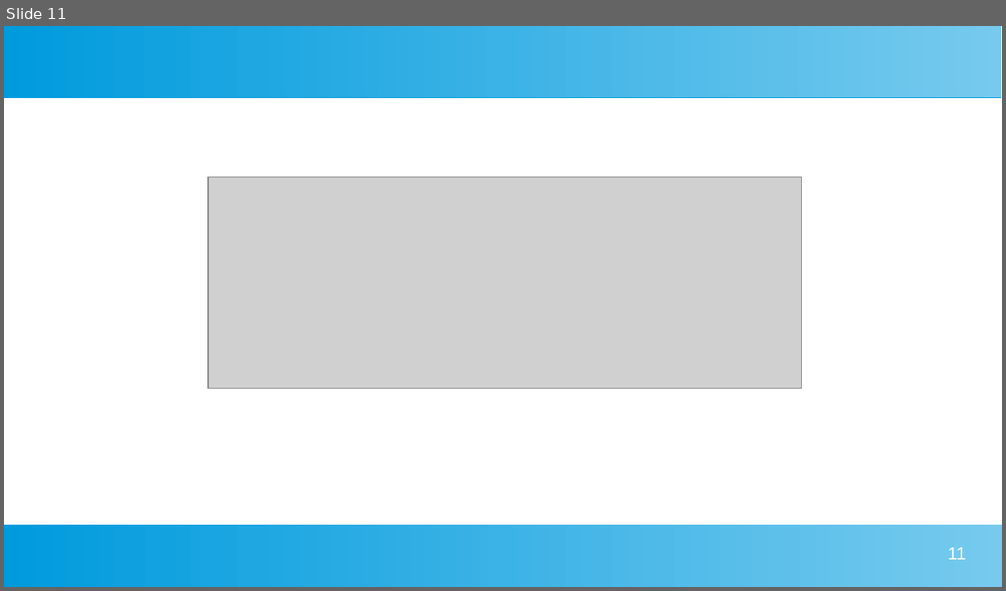
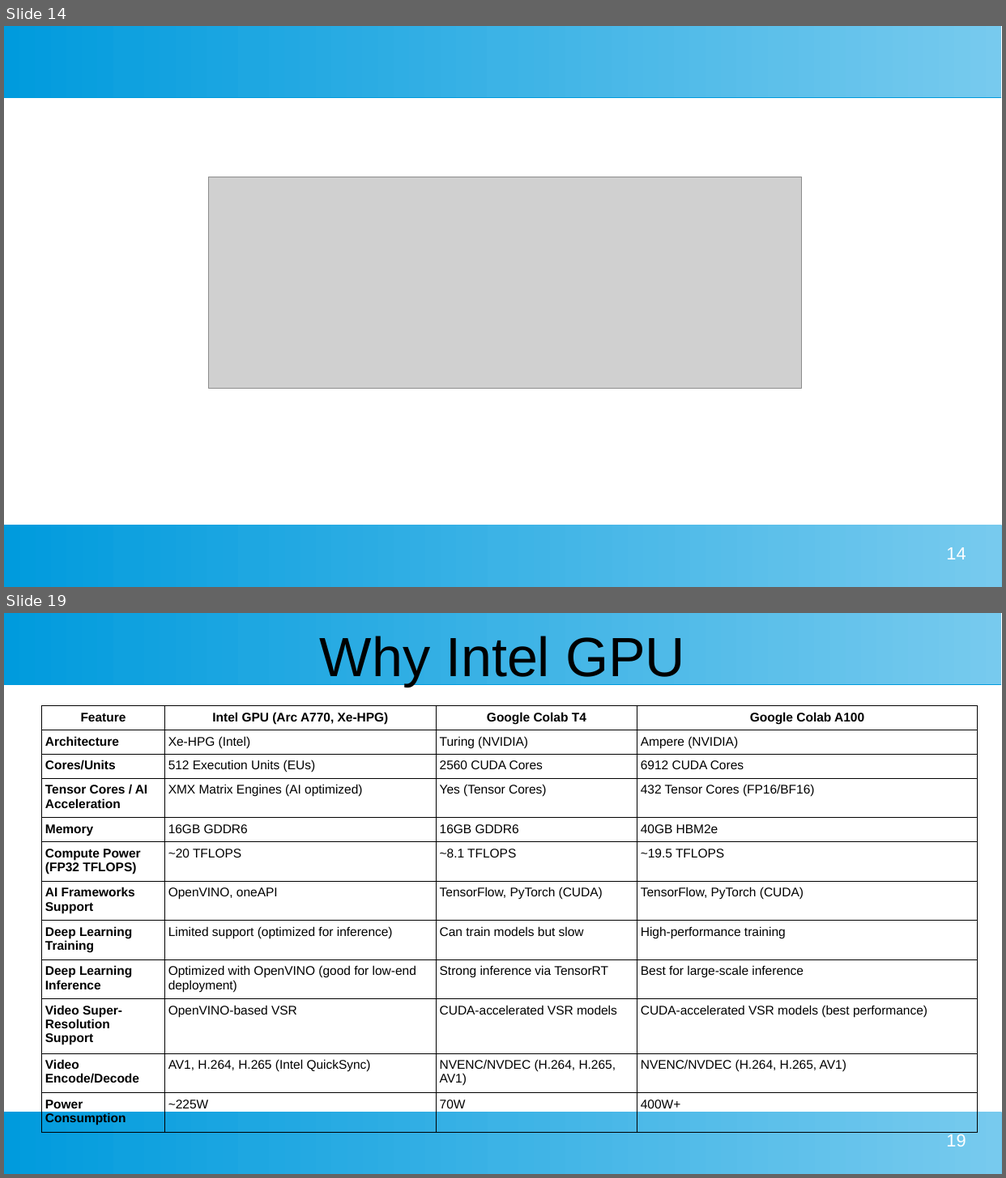
Before and after one commit to pradeepkdlkrni/sem4_project_submissions, a slide deck: submission/phase1/powerPoint/vsr.ppsx. Shown one above the other, each under a label of ours: slide 11 before the commit, slides 14 and 19 after it; the slides between them are not shown. The pictures are 1006x591 and 1006x1178 pixels, drawn with LibreOffice and Linux fonts; fonts in the diff are those of the drawing; grey boxes stand for pictures. Boxes give left, top, right and bottom in pixels: in the first picture for what was removed or moved away, otherwise in the second. Text is boxed around its words. In the diff, an @@ line names an element or a change of style, - is before the commit and + after.

```diff
--- a/submission/phase1/powerPoint/vsr.ppsx
+++ b/submission/phase1/powerPoint/vsr.ppsx
@@ slide 19 added at [4,613,1002,1174], background #FFFFFF; not listed: 2 template elements that a slide beside it also shows @@
@@ title added at [320,636,685,687], 44 pt, text #000000 @@
+Why Intel GPU
@@ table added at [42,706,978,1133], 12 rows, 4 columns @@
+Feature | Intel GPU (Arc A770, Xe-HPG) | Google Colab T4 | Google Colab A100
+Architecture | Xe-HPG (Intel) | Turing (NVIDIA) | Ampere (NVIDIA)
+Cores/Units | 512 Execution Units (EUs) | 2560 CUDA Cores | 6912 CUDA Cores
+Tensor Cores / AI Acceleration | XMX Matrix Engines (AI optimized) | Yes (Tensor Cores) | 432 Tensor Cores (FP16/BF16)
+Memory | 16GB GDDR6 | 16GB GDDR6 | 40GB HBM2e
+Compute Power (FP32 TFLOPS) | ~20 TFLOPS | ~8.1 TFLOPS | ~19.5 TFLOPS
+AI Frameworks Support | OpenVINO, oneAPI | TensorFlow, PyTorch (CUDA) | TensorFlow, PyTorch (CUDA)
+Deep Learning Training | Limited support (optimized for inference) | Can train models but slow | High-performance training
+Deep Learning Inference | Optimized with OpenVINO (good for low-end deployment) | Strong inference via TensorRT | Best for large-scale inference
+Video Super-Resolution Support | OpenVINO-based VSR | CUDA-accelerated VSR models | CUDA-accelerated VSR models (best performance)
+Video Encode/Decode | AV1, H.264, H.265 (Intel QuickSync) | NVENC/NVDEC (H.264, H.265, AV1) | NVENC/NVDEC (H.264, H.265, AV1)
+Power Consumption | ~225W | 70W | 400W+
@@ page number added at [946,1135,965,1147], 14 pt, text #FFFFFF @@
+19
@@ what was slide 11 is now slide 14 @@
@@ page number at [946,548,965,560]: text changed @@
-11
+14
```
Also in this commit, not shown: 7 slides changed, 10 other slides added, 3 slides removed.
